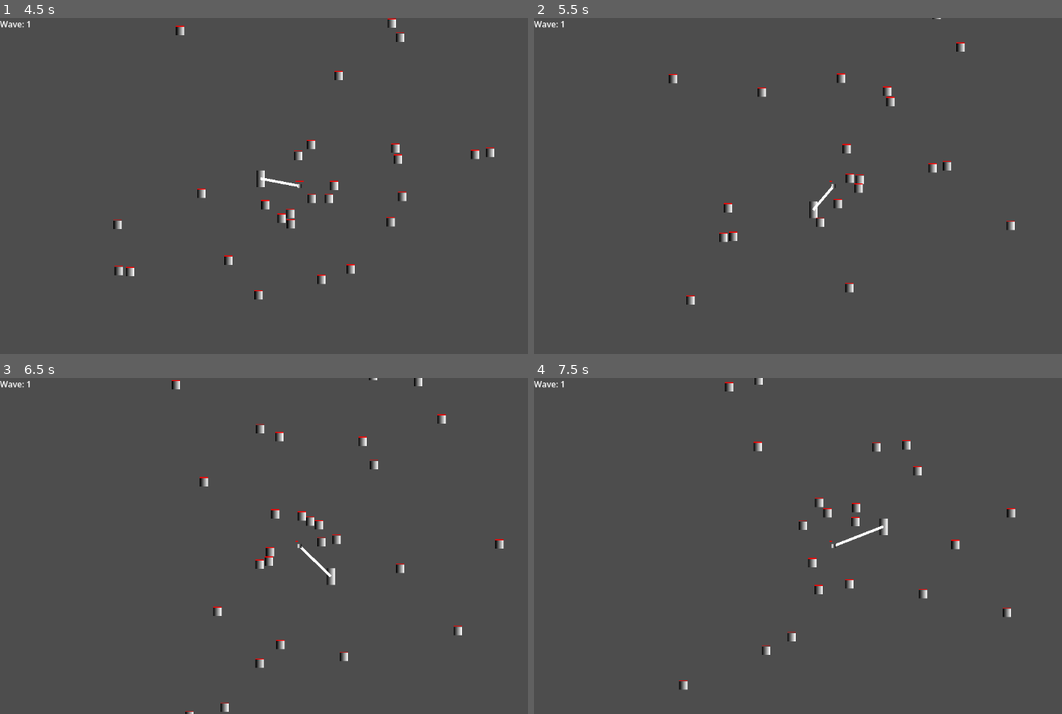
Above: before the commit, frames 1-4 (two rows, left to right).
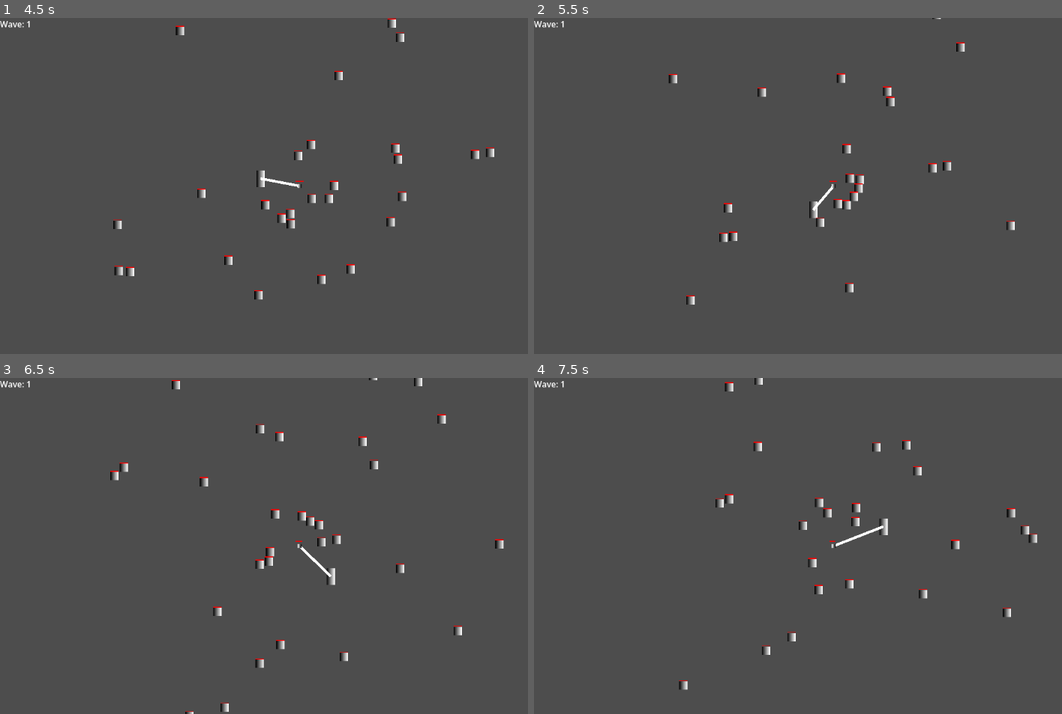
Above: after the commit, the same moments.

Repository: Blulow/majorjam
Game: Godot game, scene res://scenes/game.tscn
The game is run twice, just before and just after one commit, with the same random seed, the same clock (stepped at 60 frames per second) and the same inputs.
Inputs:
- Up to frame 1 (4.5 s): hold Up (up) 0.53-1.28 s; hold Right (right) 0.53-2.03 s; tap Shift (dash) at 1.35, 2.85, 4.35 s; tap Up (up) at 1.52, 1.55, 1.82, 3.02, 3.05, 3.32 s; hold Left (left) 2.03-2.78 s; hold Up (up) 2.03-2.78 s; hold Right (right) 2.78-4.28 s; hold Up (up) 3.53-4.28 s; hold Left (left) from 4.28 s (still down)
- Up to frame 2 (5.5 s): tap Up (up) at 4.52, 4.55, 4.82 s; release Left (left) at 5.03 s; hold Right (right) from 5.03 s (still down); hold Up (up) from 5.03 s (still down)
- Up to frame 3 (6.5 s): release Right (right) at 5.78 s; release Up (up) at 5.78 s; hold Left (left) from 5.78 s (still down); tap Shift (dash) at 5.85 s; tap Up (up) at 6.02, 6.05, 6.32 s
- Up to frame 4 (7.5 s): hold Up (up) 6.53-7.28 s; release Left (left) at 7.28 s; hold Right (right) from 7.28 s (still down); tap Shift (dash) at 7.35 s

Frame 1 is identical in both runs. In frame 2, less than 0.1% of the frame differs, in the area x 56-62%, y 48-58%; in frame 3, less than 0.1%; in frame 4, 0.2%, in the area x 34-96%, y 34-50%.

Commit message:
fix: anchor hurtbox damage time & enemy stats

Diff:
--- a/scenes/anchor.tscn
+++ b/scenes/anchor.tscn
@@ -30,6 +30,9 @@
 [node name="CollisionShape2D" type="CollisionShape2D" parent="." unique_id=212469592]
 shape = SubResource("RectangleShape2D_1k6ed")
 
+[node name="Health" parent="." unique_id=509010372 instance=ExtResource("2_ua340")]
+max_health = 100.0
+
 [node name="Hurtbox" parent="." unique_id=941001317 node_paths=PackedStringArray("health") instance=ExtResource("1_hs5qy")]
 collision_layer = 4
 collision_mask = 4
@@ -38,9 +41,6 @@
 [node name="CollisionShape2D" type="CollisionShape2D" parent="Hurtbox" unique_id=2092535245]
 shape = SubResource("RectangleShape2D_lm60w")
 
-[node name="Health" parent="." unique_id=509010372 instance=ExtResource("2_ua340")]
-max_health = 30.0
-
 [node name="HealthBar" parent="." unique_id=2015454371 node_paths=PackedStringArray("health") instance=ExtResource("4_lm60w")]
 health = NodePath("../Health")
 
--- a/scenes/enemies/enemy.tscn
+++ b/scenes/enemies/enemy.tscn
@@ -48,6 +48,14 @@
 rect = Rect2(-23, -23, 46, 46)
 script = ExtResource("4_5uy6h")
 
+[node name="Hitbox" parent="." unique_id=504625708 instance=ExtResource("7_nenq2")]
+collision_layer = 4
+collision_mask = 4
+damage_amount = 10.0
+
+[node name="CollisionShape2D" type="CollisionShape2D" parent="Hitbox" unique_id=329620180]
+shape = SubResource("RectangleShape2D_md484")
+
 [node name="Health" parent="." unique_id=509010372 instance=ExtResource("5_xwavj")]
 
 [node name="Hurtbox" parent="." unique_id=941001317 node_paths=PackedStringArray("health") instance=ExtResource("6_nenq2")]
@@ -56,13 +64,6 @@
 [node name="CollisionShape2D" type="CollisionShape2D" parent="Hurtbox" unique_id=1101894523]
 shape = SubResource("RectangleShape2D_xwavj")
 
-[node name="Hitbox" parent="." unique_id=504625708 instance=ExtResource("7_nenq2")]
-collision_layer = 4
-collision_mask = 4
-
-[node name="CollisionShape2D" type="CollisionShape2D" parent="Hitbox" unique_id=329620180]
-shape = SubResource("RectangleShape2D_md484")
-
 [node name="HealthBar" parent="." unique_id=2015454371 node_paths=PackedStringArray("health") instance=ExtResource("8_n7575")]
 health = NodePath("../Health")
 
--- a/scenes/rope.tscn
+++ b/scenes/rope.tscn
@@ -25,6 +25,7 @@
 rope = NodePath("..")
 
 [node name="Hitbox" parent="." unique_id=941001317 instance=ExtResource("5_au3ri")]
+damage_amount = 10.0
 
 [node name="CollisionShape2D" type="CollisionShape2D" parent="Hitbox" unique_id=1382380902 node_paths=PackedStringArray("rope_line")]
 shape = SubResource("RectangleShape2D_5djw0")
--- a/scripts/health/health.gd
+++ b/scripts/health/health.gd
@@ -6,7 +6,7 @@
 
 @export var max_health: float = 10.0
 @export var invincible: bool = false
-var health: float = max_health
+@onready var health: float = max_health
 
 func damage(amount: float) -> void:
 	if invincible: return
--- a/scripts/health/hitbox.gd
+++ b/scripts/health/hitbox.gd
@@ -1,4 +1,4 @@
 extends Area2D
 class_name Hitbox
 
-@export var damage_amount: float = 10.0
+@export var damage_amount: float
--- a/scripts/health/hurtbox.gd
+++ b/scripts/health/hurtbox.gd
@@ -4,6 +4,7 @@
 @export var health: Health
 @export var hit_cooldown: float = 1.0
 
+var hitboxes: Array[Hitbox] = []
 var damage_amount: float
 var hit: bool = false
 @onready var timer: float = hit_cooldown
@@ -12,14 +13,16 @@
 	if timer <= hit_cooldown:
 		timer += delta
 	else:
-		if not hit: return
-		health.damage(damage_amount)
+		if hitboxes.is_empty(): return
+
+		for i in hitboxes:
+			health.damage(i.damage_amount)
 		timer = 0.0
 
 func _on_area_entered(area: Area2D) -> void:
-		damage_amount = area.damage_amount
-		hit = true
+	if area is Hitbox:
+		hitboxes.append(area)
 
 func _on_area_exited(area: Area2D) -> void:
 	if area is Hitbox:
-		hit = false
+		hitboxes.erase(area)
--- a/scripts/spawners/enemy_spawner.gd
+++ b/scripts/spawners/enemy_spawner.gd
@@ -28,8 +28,8 @@
 		var enemy: Enemy = enemy_scene.instantiate()
 		enemy.target = get_tree().current_scene.get_node(target)
 		enemy.global_position = i
-		enemy.get_node("Health").health *= stat_modifier.health_modifier
-		enemy.get_node("Hitbox").damage_amount *= stat_modifier.damage_modifier
+		enemy.get_node("Health").health *= stat_modifier.health_modifier + 1
+		enemy.get_node("Hitbox").damage_amount *= stat_modifier.damage_modifier + 1
 		arena.add_child(enemy)
 
 func weighted_rand(items: Array, weights: Array):
Not shown: 1 places in scenes/enemies/enemy.tscn that only renumber resources
